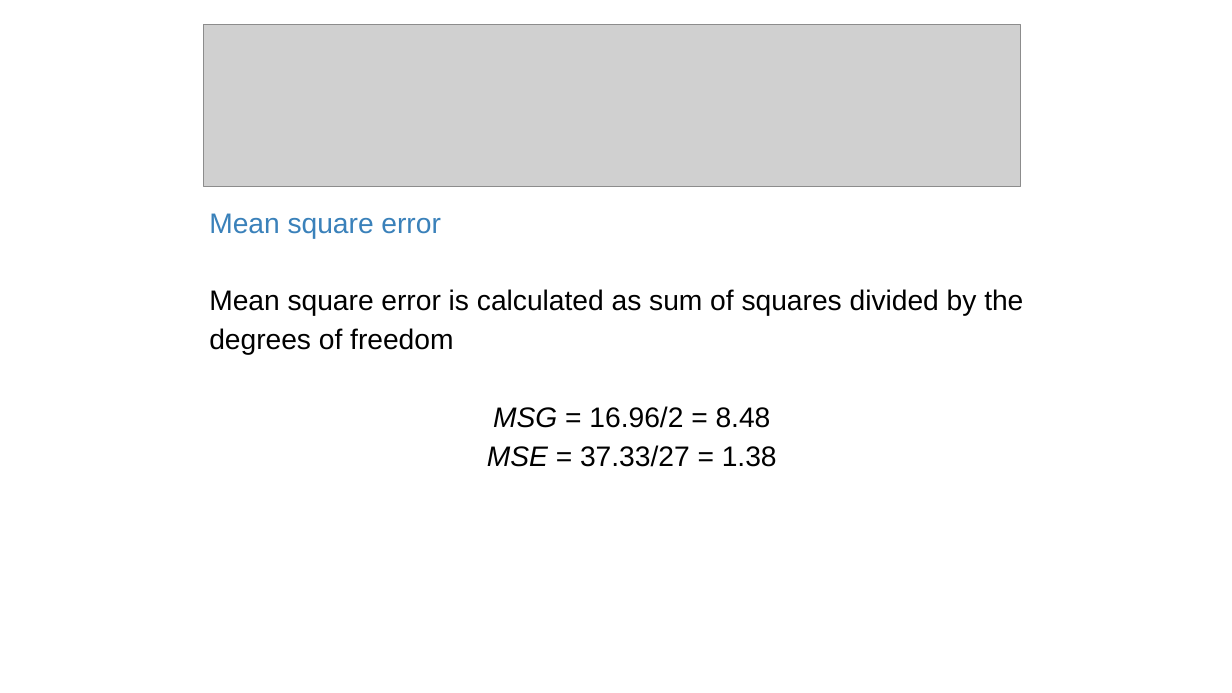
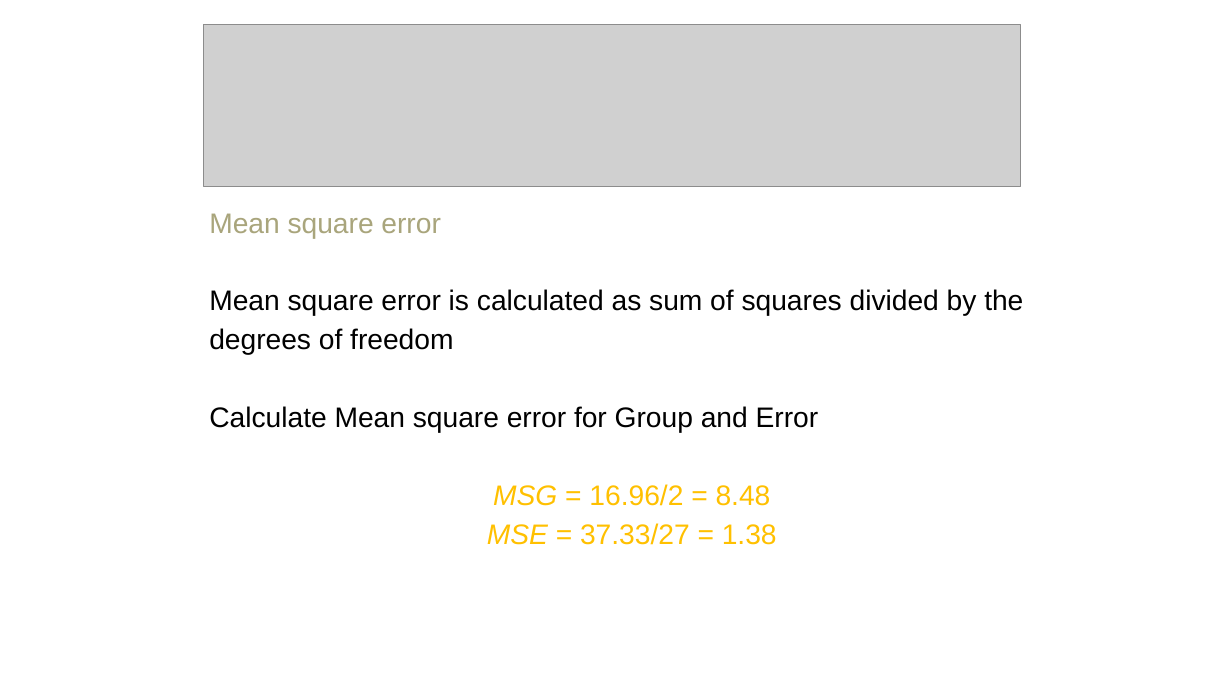
Before and after one commit to amosca01/MATH108-F23, a slide deck: slide 42 of slides/14-difference-many-means.pptx (slide 46 before the commit). Drawn at 1232x693 pixels with LibreOffice and Linux fonts; fonts in the diff are those of the drawing; grey boxes stand for pictures. Boxes give left, top, right and bottom in pixels: in the first picture for what was removed or moved away, otherwise in the second. Text is boxed around its words. In the diff, an @@ line names an element or a change of style, - is before the commit and + after.

```diff
--- a/slides/14-difference-many-means.pptx
+++ b/slides/14-difference-many-means.pptx
@@ text at <box>209,213,777,545</box>: text colour #3A81BA to #A9A57C in "Mean square error"; text colour #000000 to #FFC000 in "MSG = 16.96/2 = 8.48", "MSE = 37.33/27 = 1.38" @@
@@ text at <box>209,406,819,433</box>: paragraph added @@
+Calculate Mean square error for Group and Error
```
Also in this commit, not shown: 62 other slides changed, 3 slides added, 12 slides removed, 10 other files.
